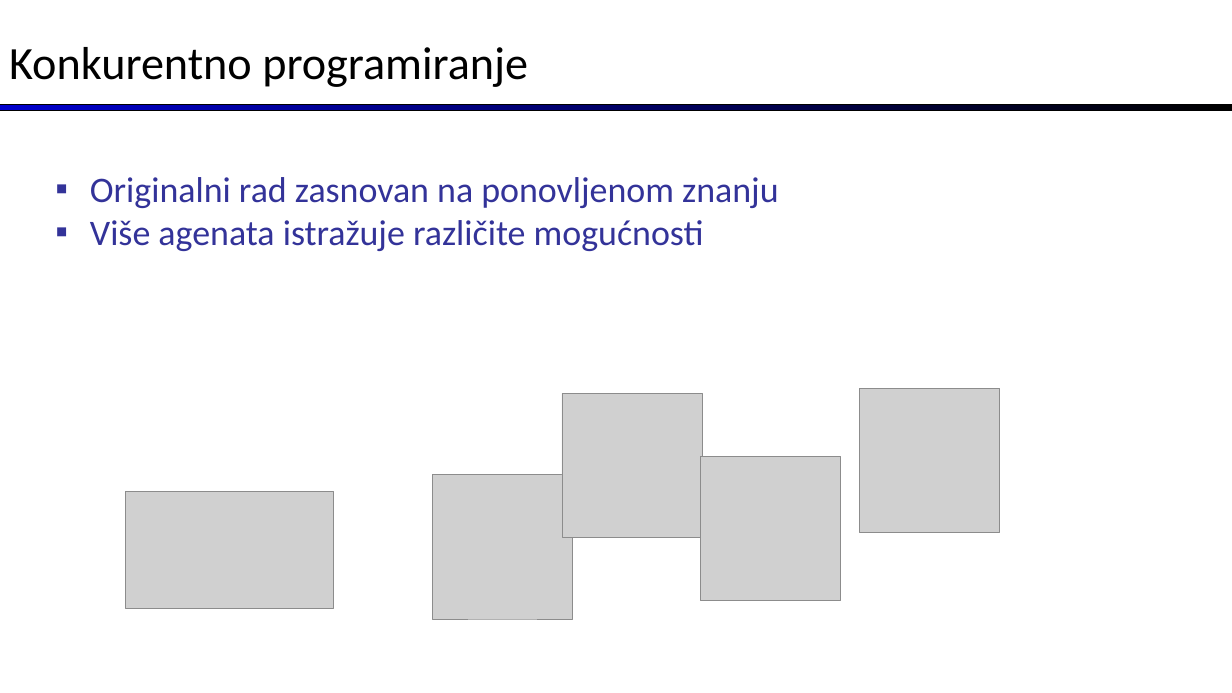
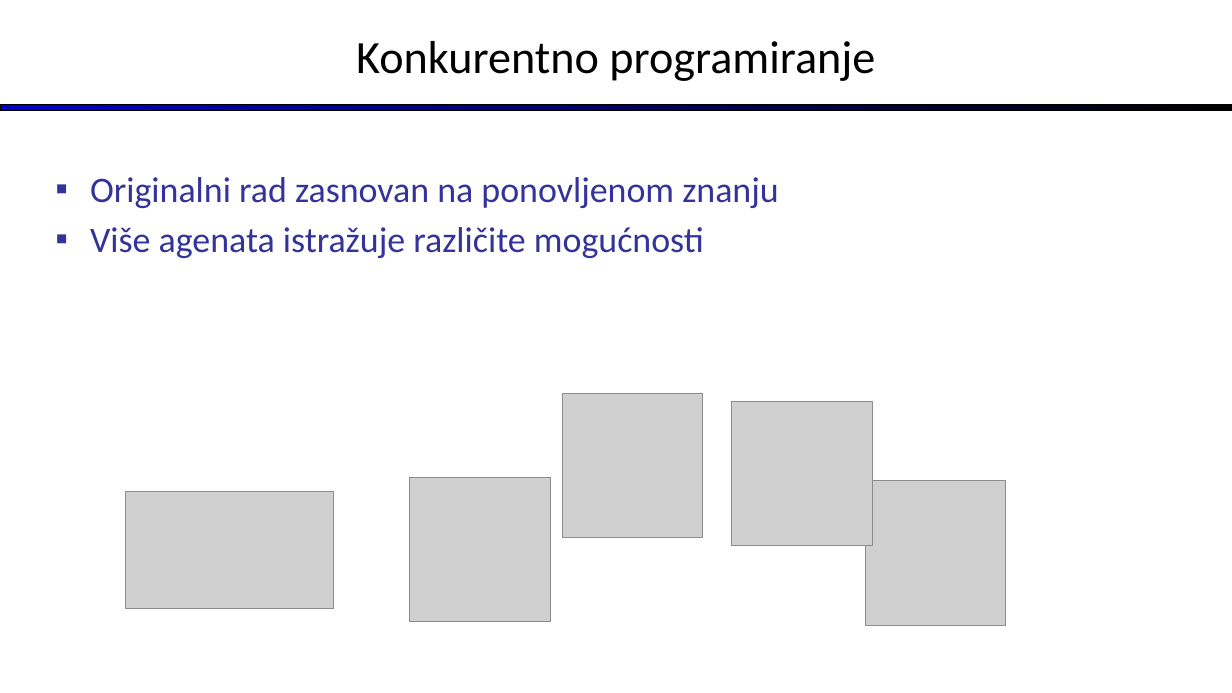
Before and after one commit to ozzy80/asynchronous_reinforcement_learning, a slide deck: slide 10 of prezentacija - skraceno.pptx. Drawn at 1232x693 pixels with LibreOffice and Linux fonts; fonts in the diff are those of the drawing; grey boxes stand for pictures. Boxes give left, top, right and bottom in pixels: in the first picture for what was removed or moved away, otherwise in the second. Text is boxed around its words. In the diff, an @@ line names an element or a change of style, - is before the commit and + after.

```diff
--- a/prezentacija - skraceno.pptx
+++ b/prezentacija - skraceno.pptx
@@ title "Konkurentno programiranje": place and size @@
-title "Konkurentno programiranje" at (9, 47, 528, 87)
+title "Konkurentno programiranje" at (356, 41, 875, 81)
@@ text "Originalni rad zasnovan na ponovljenom ..." at (90, 177, 779, 258): more space between paragraphs @@
@@ picture: place and size @@
-picture at (701, 457, 841, 601)
+picture at (732, 401, 872, 545)
@@ picture: place and size @@
-picture at (433, 475, 573, 619)
+picture at (410, 478, 551, 622)
@@ picture: place and size @@
-picture at (860, 388, 1000, 532)
+picture at (865, 481, 1006, 625)
```
Also in this commit, not shown: 23 other slides changed, 1 other file.
